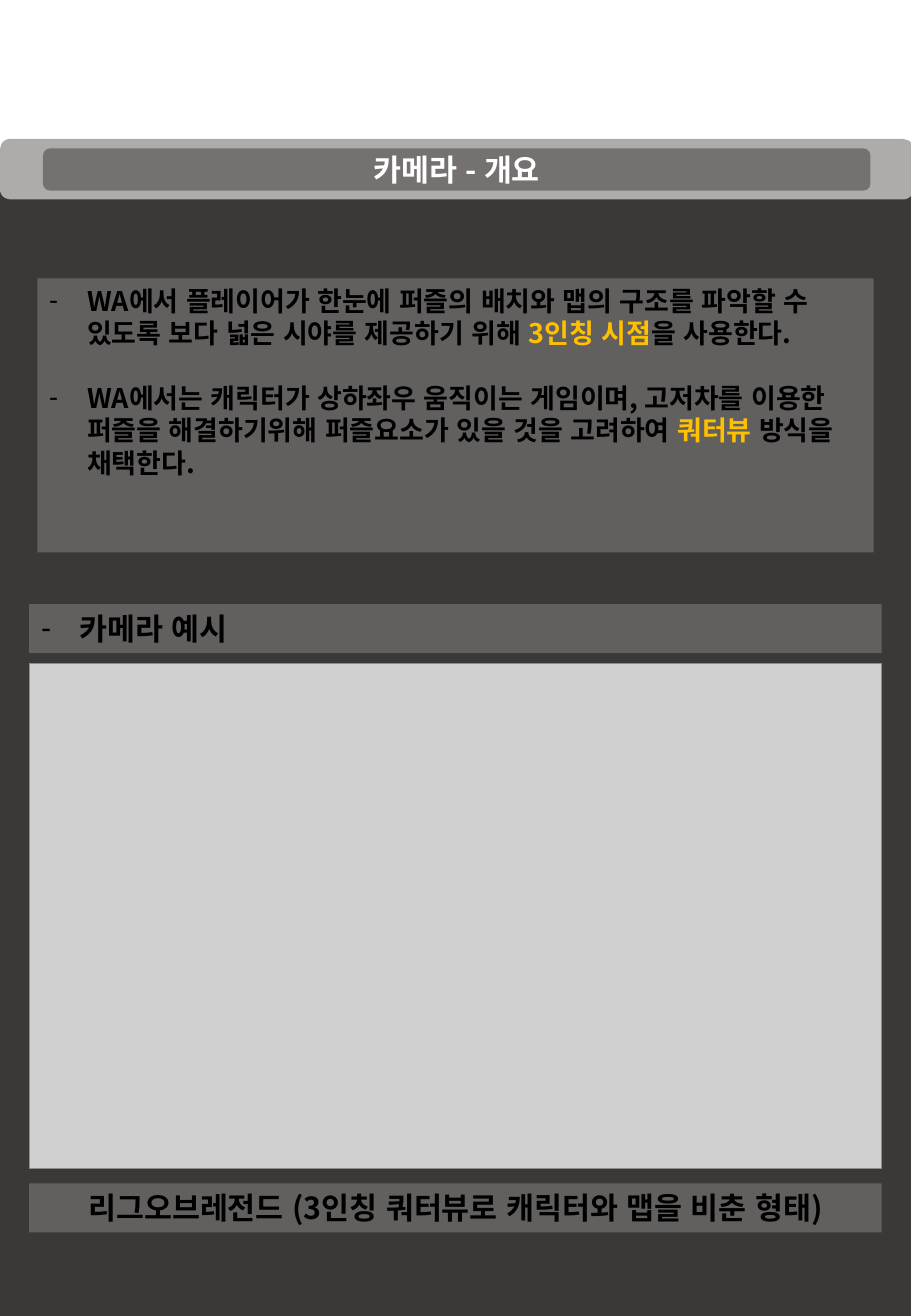
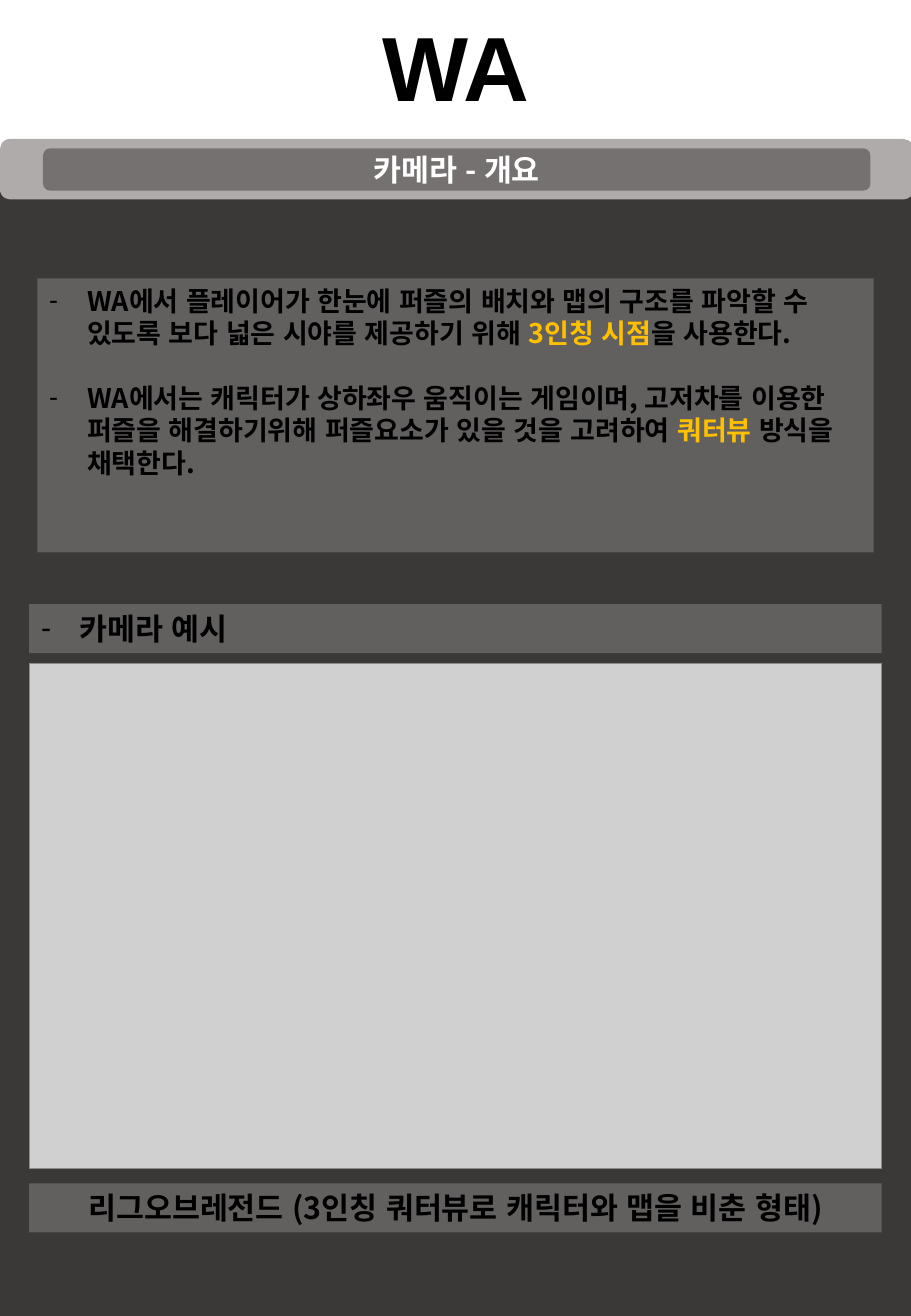
Before and after one commit to taeseongeom/WA, a slide deck: slide 6 of 기획서/신버전/캐릭터시스템.pptx (slide 5 before the commit). Drawn at 911x1316 pixels with LibreOffice and Linux fonts; fonts in the diff are those of the drawing; grey boxes stand for pictures. Boxes give left, top, right and bottom in pixels: in the first picture for what was removed or moved away, otherwise in the second. Text is boxed around its words. In the diff, an @@ line names an element or a change of style, - is before the commit and + after.

```diff
--- a/기획서/신버전/캐릭터시스템.pptx
+++ b/기획서/신버전/캐릭터시스템.pptx
@@ text added at bbox=[382, 38, 529, 101], 54 pt, text #000000, bold @@
+WA
```
Also in this commit, not shown: 10 other slides changed, 3 slides added, 1 slide removed.
